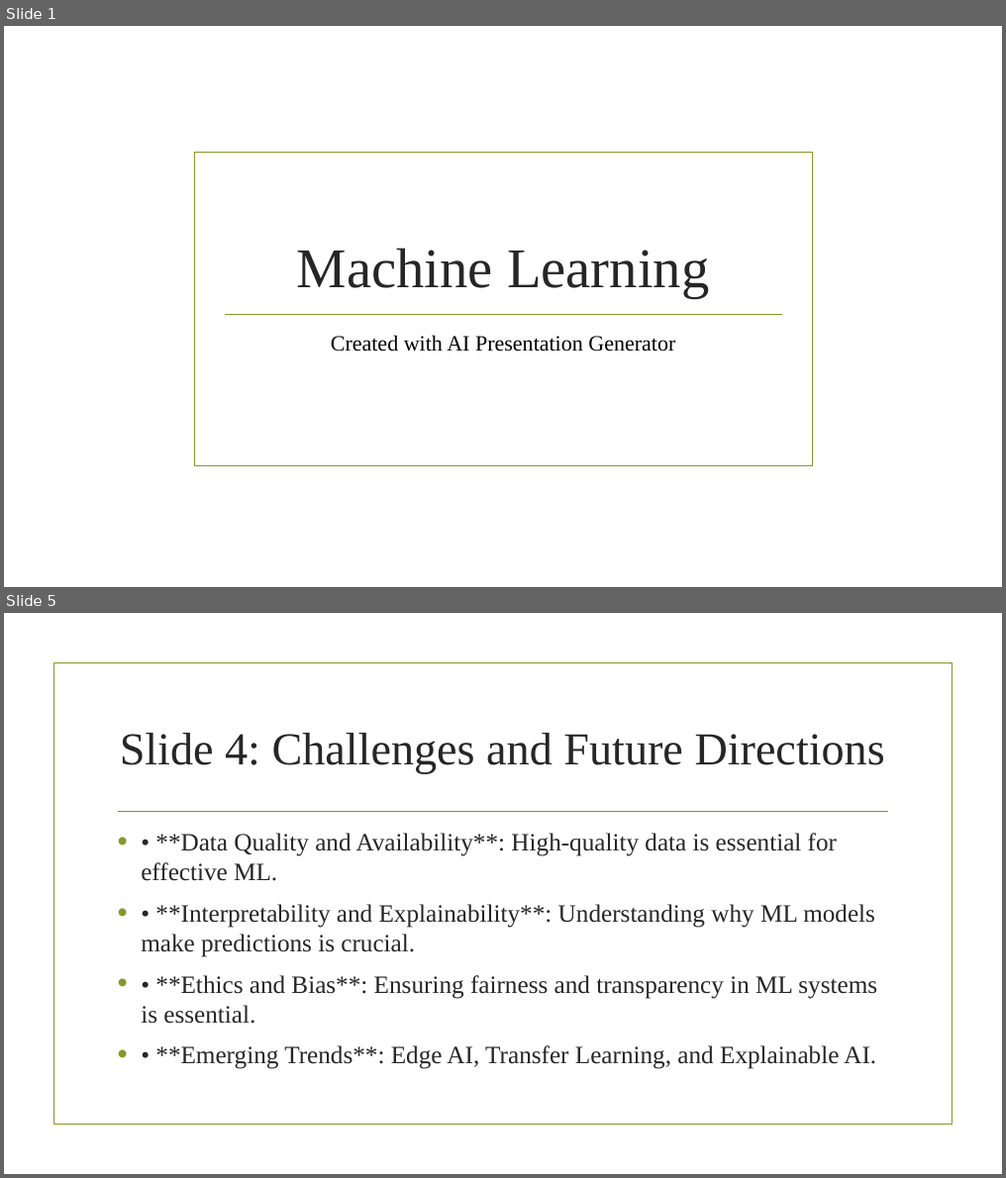
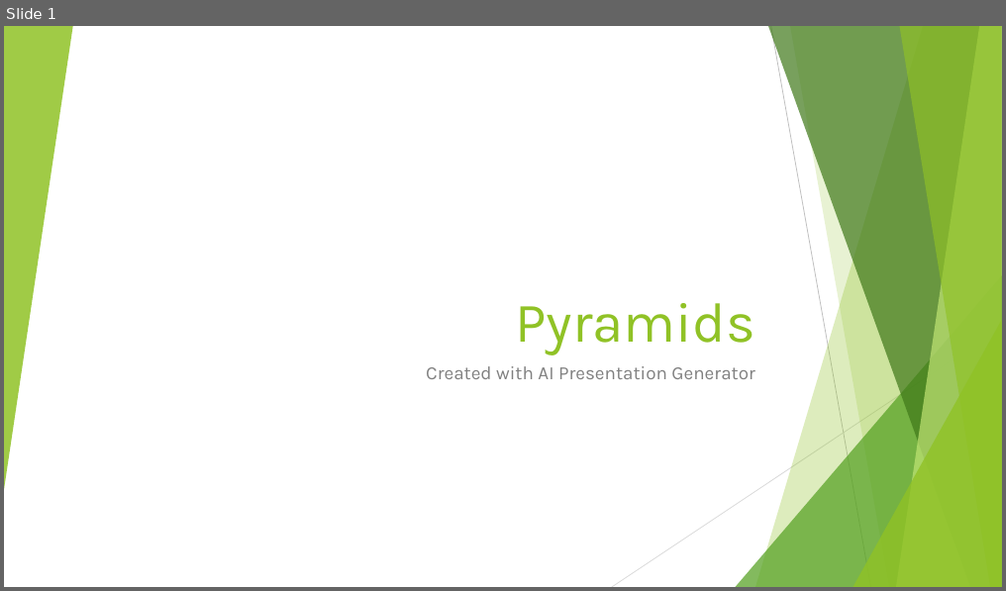
Before and after one commit to ammarmashal/ai-presentation-agent, a slide deck: my_presentation55.pptx. Shown one above the other, each under a label of ours: slides 1 and 5 before the commit, slide 1 after it; the slides between them are not shown. The pictures are 1006x1178 and 1006x591 pixels, drawn with LibreOffice and Linux fonts; fonts in the diff are those of the drawing; background and template pictures are left out. Boxes give left, top, right and bottom in pixels: in the first picture for what was removed or moved away, otherwise in the second. Text is boxed around its words. In the diff, an @@ line names an element or a change of style, - is before the commit and + after.

Commit message:
Fix font size handling in create_presentation function

```diff
--- a/my_presentation55.pptx
+++ b/my_presentation55.pptx
@@ slide 5 removed at (4, 613, 1002, 1174), background picture (left out) @@
@@ rectangle removed at (54, 663, 951, 1125) @@
@@ title removed at (120, 733, 885, 773) @@
-Slide 4: Challenges and Future Directions
@@ line removed from (119, 811) to (888, 811) @@
@@ text removed at (141, 833, 877, 1069) @@
-• • **Data Quality and Availability**: High-quality data is essential for effective ML.
-• • **Interpretability and Explainability**: Understanding why ML models make predictions is crucial.
-• • **Ethics and Bias**: Ensuring fairness and transparency in ML systems is essential.
-• • **Emerging Trends**: Edge AI, Transfer Learning, and Explainable AI.
@@ slide 1 changed as well @@
@@ group added at (4, 26, 1002, 587): 5 freeform shapes, 3 triangles, 2 lines @@
@@ rectangle removed at (195, 153, 813, 467) @@
@@ line removed from (224, 314) to (782, 314) @@
@@ title at (515, 303, 755, 356): text changed; font Times New Roman to Karla; text colour #262626 to #90C226 @@
-Machine Learning
+Pyramids
@@ subtitle "Created with AI Presentation Generator": place and size @@
-subtitle "Created with AI Presentation Generator" at (331, 335, 675, 352)
+subtitle "Created with AI Presentation Generator" at (426, 367, 754, 379)
@@ subtitle "Created with AI Presentation Generator" at (426, 367, 754, 379): size 21 to 18 pt, font Times New Roman to Karla, text colour #000000 to #808080; alignment centre to right @@
```
Also in this commit, not shown: 10 slides added, 3 other slides removed, 24 other files.
